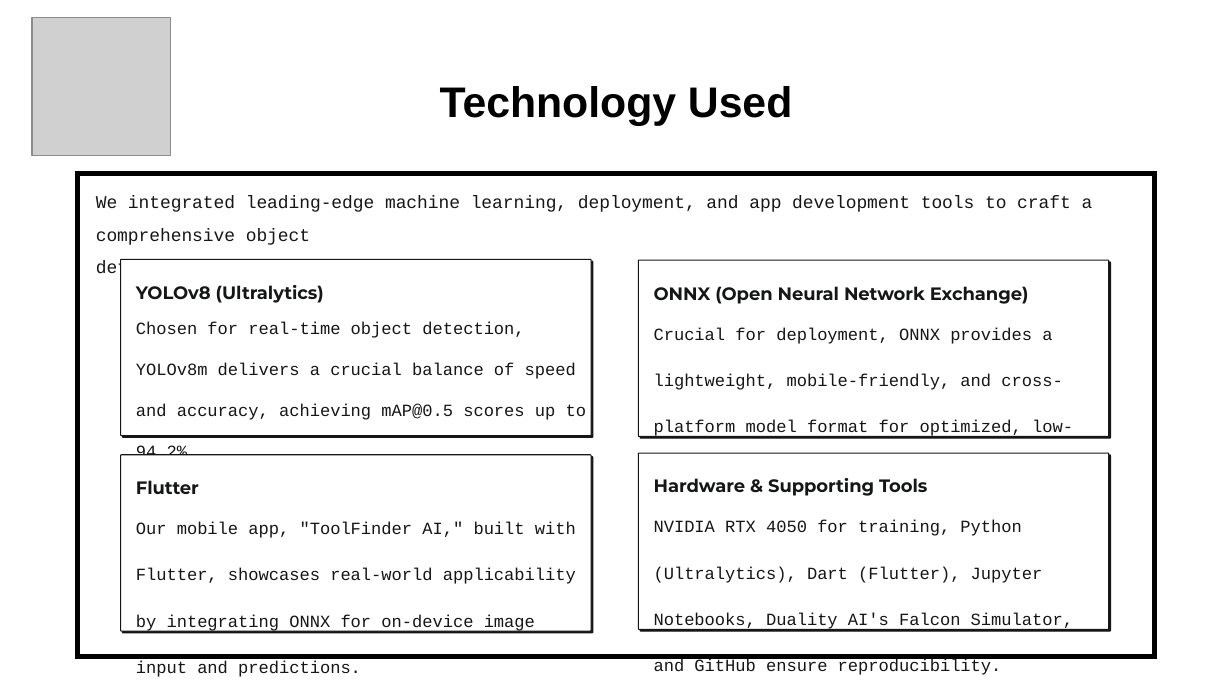
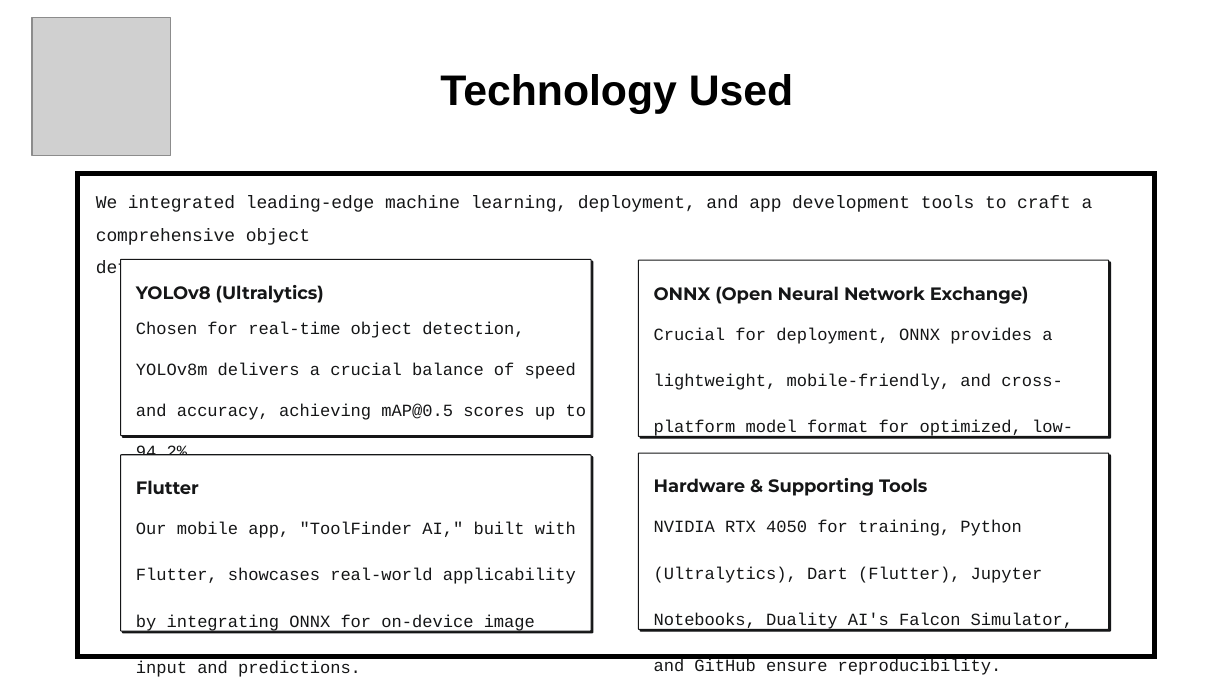
Before and after one commit to Vaibhav0120/HackWithDelhi2.0, a slide deck: slide 4 of Final PPT.pptx. Drawn at 1232x693 pixels with LibreOffice and Linux fonts; fonts in the diff are those of the drawing; grey boxes stand for pictures. Boxes give left, top, right and bottom in pixels: in the first picture for what was removed or moved away, otherwise in the second. Text is boxed around its words. In the diff, an @@ line names an element or a change of style, - is before the commit and + after.

```diff
--- a/Final PPT.pptx
+++ b/Final PPT.pptx
@@ text "Technology Used" moved from (x1=440, y1=86, x2=792, y2=126) to (x1=440, y1=74, x2=793, y2=114) @@
```
Also in this commit, not shown: 3 other slides changed, 1 slide added, 20 other files.
